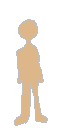
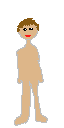
Layered file, before and after one edit (64x128). Changes by layer:
added layer "hair" above "face" over [left=17, top=18, right=39, bottom=32]
added layer "face" above "Layer 1" over [left=23, top=28, right=33, bottom=37]
